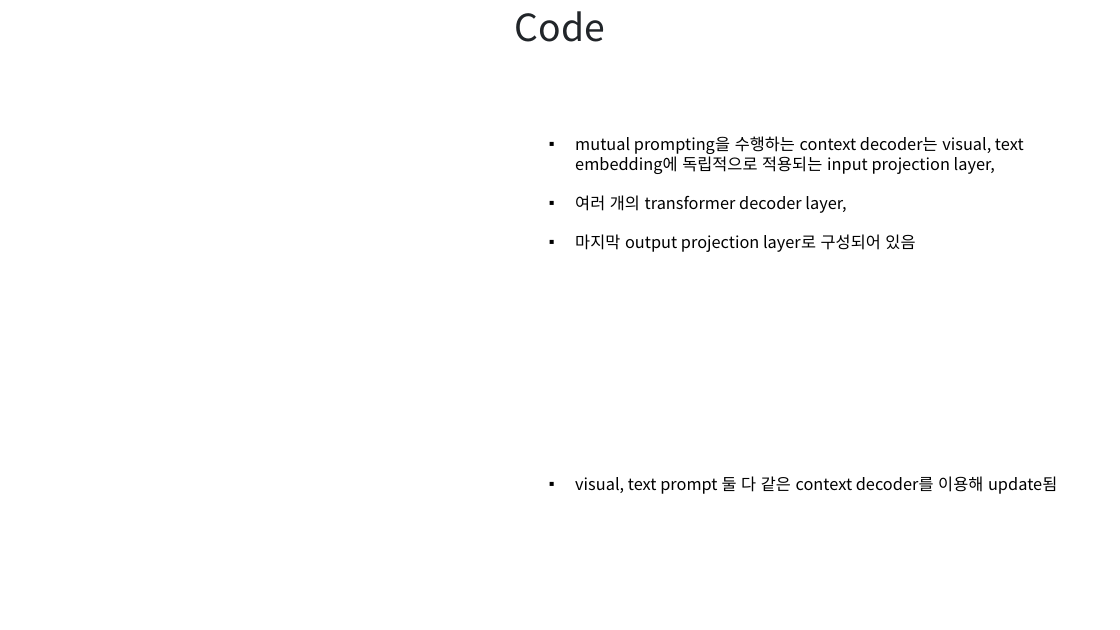
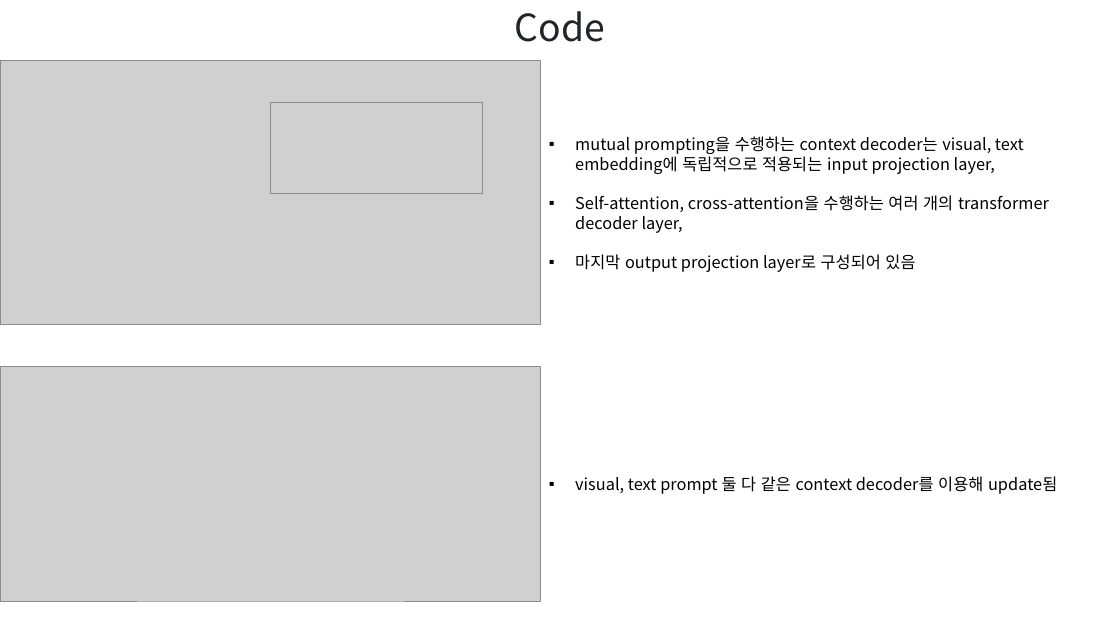
Before and after one commit to hbcho03/cvpr, a slide deck: slide 19 of CVPR/논문/DAMP PPT.pptx. Drawn at 1120x630 pixels with LibreOffice and Linux fonts; fonts in the diff are those of the drawing; grey boxes stand for pictures. Boxes give left, top, right and bottom in pixels: in the first picture for what was removed or moved away, otherwise in the second. Text is boxed around its words. In the diff, an @@ line names an element or a change of style, - is before the commit and + after.

```diff
--- a/CVPR/논문/DAMP PPT.pptx
+++ b/CVPR/논문/DAMP PPT.pptx
@@ picture added at (x1=0, y1=60, x2=541, y2=325) @@
@@ picture added at (x1=271, y1=102, x2=482, y2=193) @@
@@ text at (x1=575, y1=195, x2=1049, y2=233): text changed @@
-▪ 여러 개의 transformer decoder layer,
+▪ Self-attention, cross-attention을 수행하는 여러 개의 transformer decoder layer,
@@ picture added at (x1=0, y1=366, x2=541, y2=601) @@
```
Also in this commit, not shown: 8 other slides changed, 3 slides added, 1 other file.
